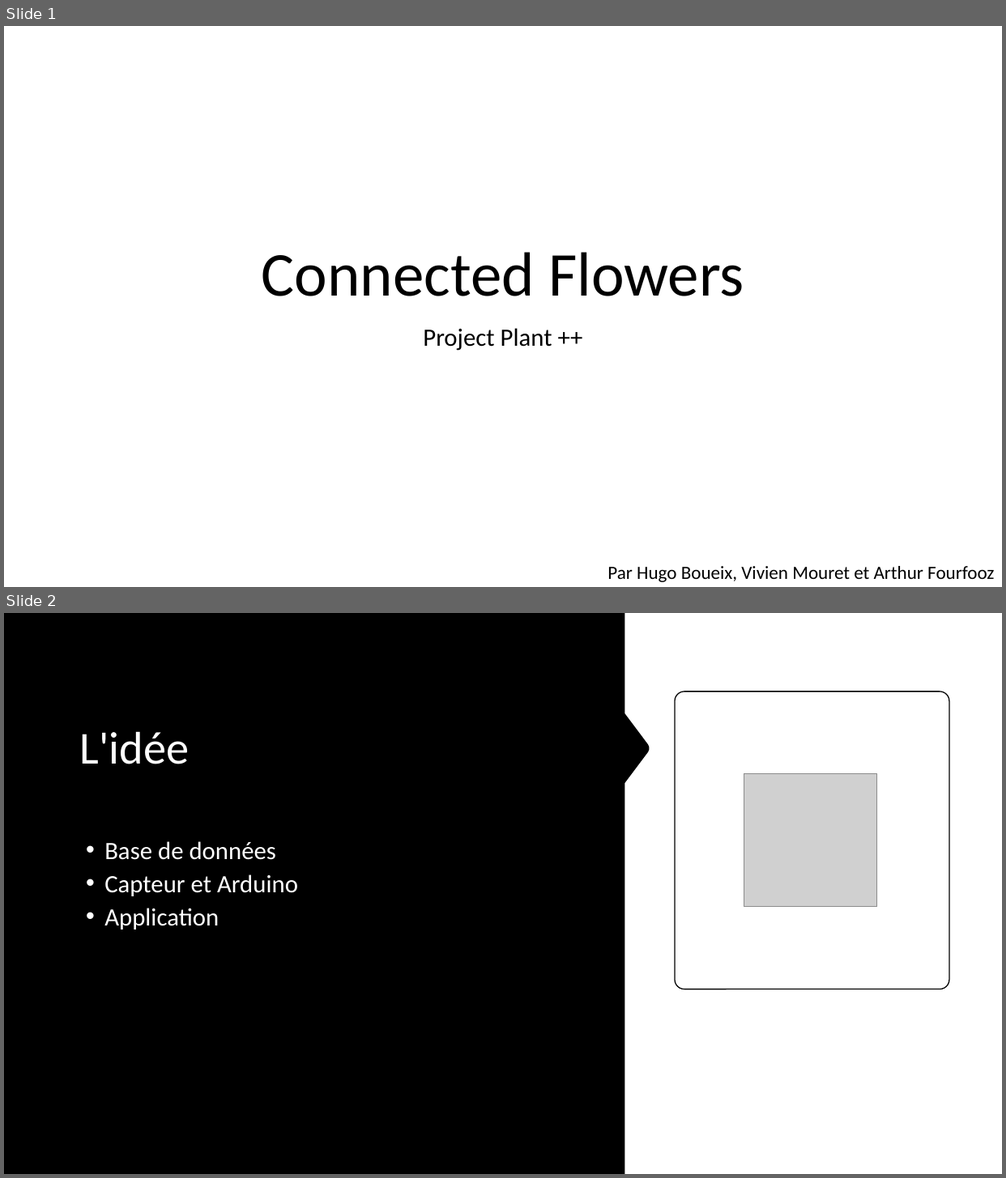
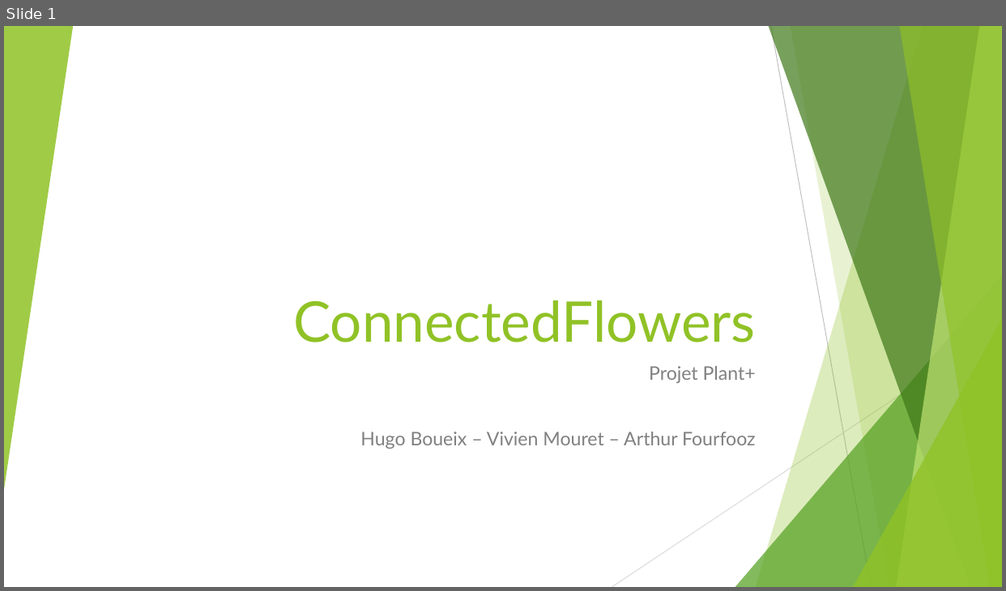
Before and after one commit to hboueix/ConnectedFlowers, a slide deck: Plant+.pptx. Shown one above the other, each under a label of ours: slides 1 and 2 before the commit, slide 1 after it. The pictures are 1006x1178 and 1006x591 pixels, drawn with LibreOffice and Linux fonts; fonts in the diff are those of the drawing; grey boxes stand for pictures. Boxes give left, top, right and bottom in pixels: in the first picture for what was removed or moved away, otherwise in the second. Text is boxed around its words. In the diff, an @@ line names an element or a change of style, - is before the commit and + after.

```diff
--- a/Plant+.pptx
+++ b/Plant+.pptx
@@ slide 2 removed at [4, 613, 1002, 1174], background #000000 @@
@@ freeform shape removed at [4, 613, 650, 1174] @@
@@ rectangle removed at [620, 613, 1002, 1174] @@
@@ rounded rectangle removed at [675, 692, 949, 990] @@
@@ title removed at [79, 731, 189, 764] @@
-L'idée
@@ picture removed at [744, 774, 877, 907] @@
@@ text removed at [104, 841, 298, 930] @@
-• Base de données
-• Capteur et Arduino
-• Application
@@ slide 1 changed as well @@
@@ group added at [4, 26, 1002, 587]: 5 freeform shapes, 3 triangles, 2 lines @@
@@ title at [293, 301, 756, 343]: text changed; size 60 to 54 pt; font Calibri to Lato; text colour #000000 to #90C226 @@
-Connected Flowers
+ConnectedFlowers
@@ subtitle at [360, 366, 756, 449]: text changed; size 24 to 18 pt; font Calibri to Lato; text colour #000000 to #808080 @@
-Project Plant ++
+Projet Plant+
+Hugo Boueix – Vivien Mouret – Arthur Fourfooz
@@ text removed at [607, 566, 994, 582] @@
-Par Hugo Boueix, Vivien Mouret et Arthur Fourfooz
```
Also in this commit, not shown: 1 other slide changed, 5 slides added, 4 other slides removed, 1 other file.
